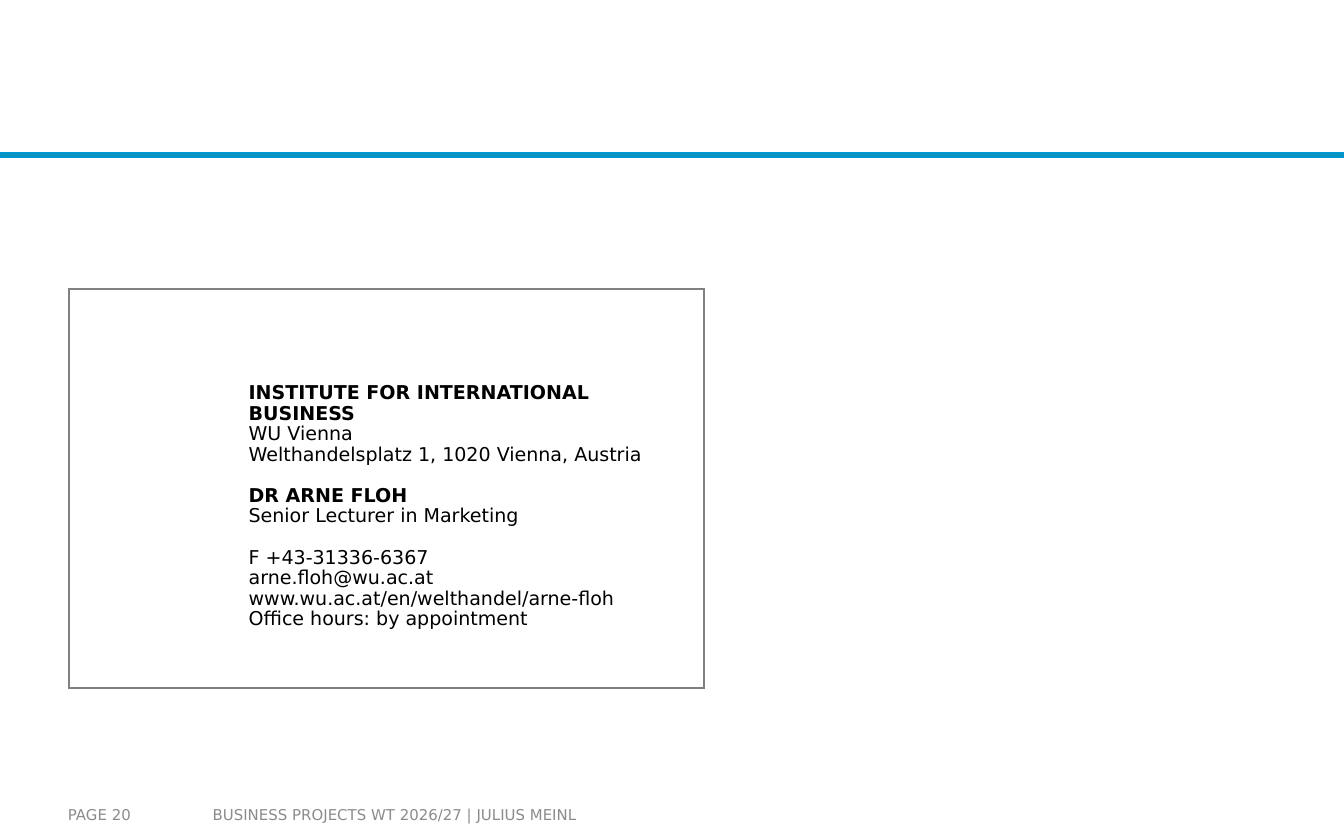
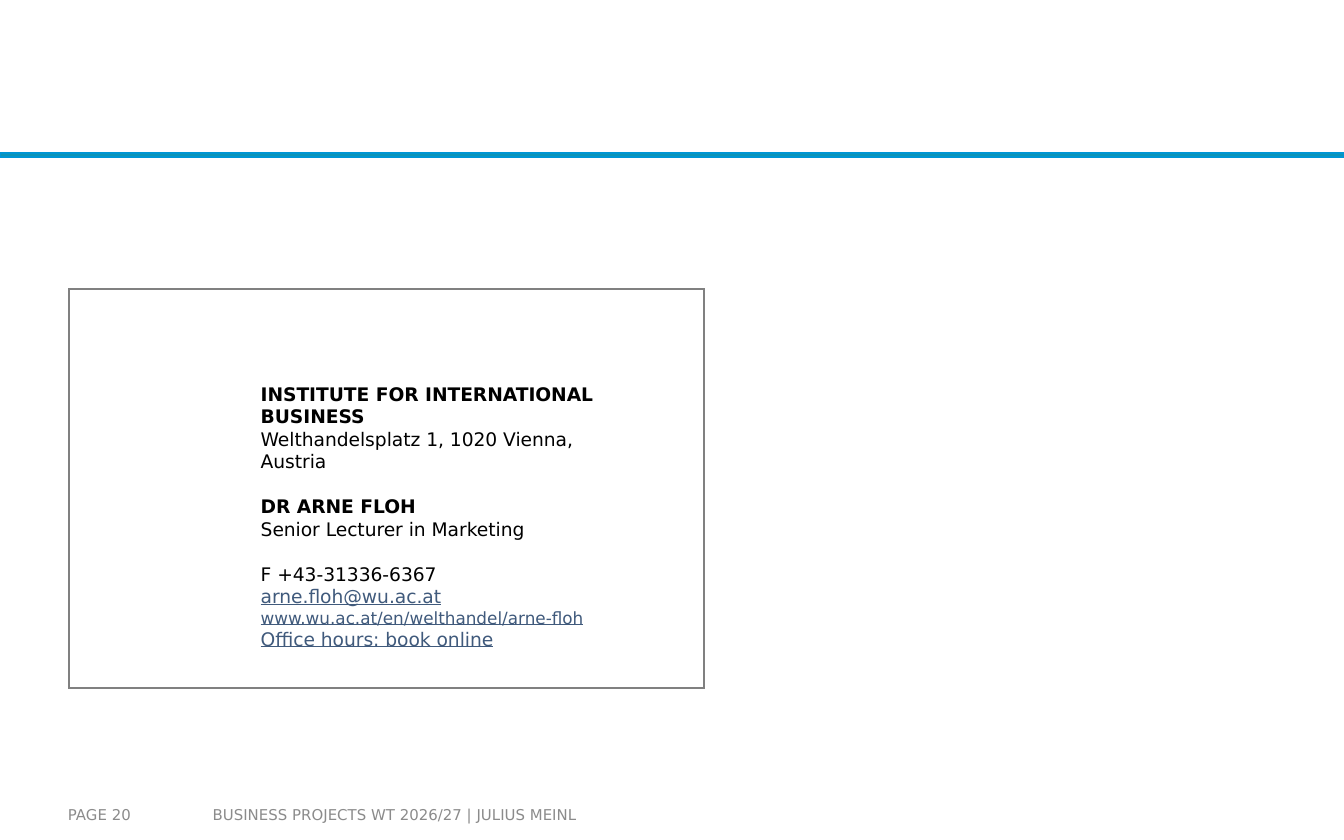
Before and after one commit to arnefloh-wu/ib-business-projects, a slide deck: slide 20 of WT26-27/Business Projects WT26-27 Slides.pptx. Drawn at 1344x840 pixels with LibreOffice and Linux fonts; fonts in the diff are those of the drawing; background and template pictures are left out. Boxes give left, top, right and bottom in pixels: in the first picture for what was removed or moved away, otherwise in the second. Text is boxed around its words. In the diff, an @@ line names an element or a change of style, - is before the commit and + after.

```diff
--- a/WT26-27/Business Projects WT26-27 Slides.pptx
+++ b/WT26-27/Business Projects WT26-27 Slides.pptx
@@ text removed at (249, 385, 641, 629) @@
-INSTITUTE FOR INTERNATIONAL BUSINESS
-WU Vienna
-Welthandelsplatz 1, 1020 Vienna, Austria
-DR ARNE FLOH
-Senior Lecturer in Marketing
-F +43-31336-6367
-arne.floh@wu.ac.at
-www.wu.ac.at/en/welthandel/arne-floh
-Office hours: by appointment
@@ text added at (261, 387, 593, 647), 10 pt, text #000000 @@
+INSTITUTE FOR INTERNATIONAL BUSINESS
+Welthandelsplatz 1, 1020 Vienna, Austria
+DR ARNE FLOH
+Senior Lecturer in Marketing
+F +43-31336-6367
+arne.floh@wu.ac.at
+www.wu.ac.at/en/welthandel/arne-floh
+Office hours: book online
```
Also in this commit, not shown: 1 other slide changed, 1 other file.
